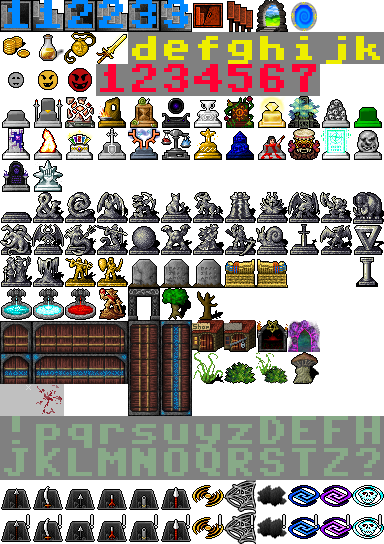
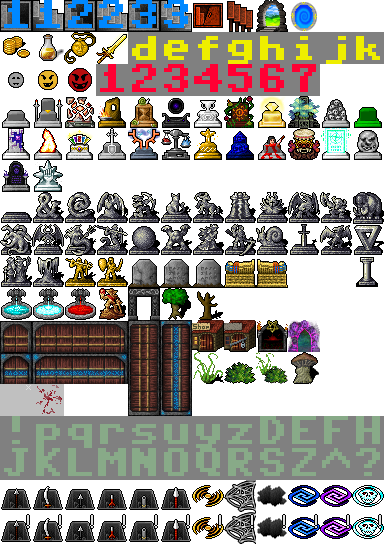
The second w=384, h=544 image is a revision of the first. Changes to its layers:
painted on "Pasted Layer" over box(292, 448, 350, 476)
